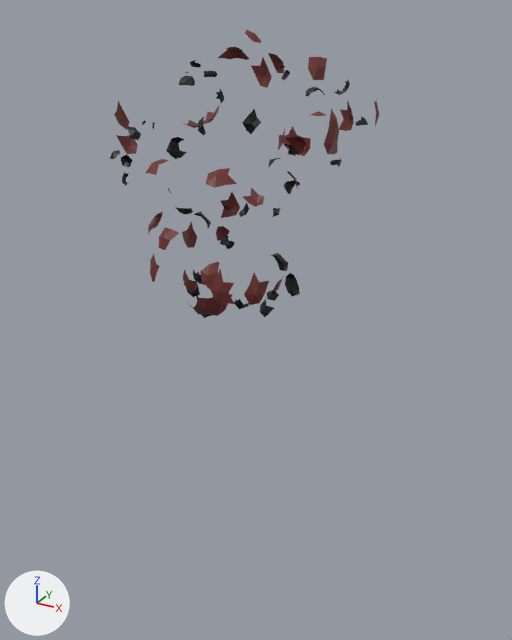
The glTF model public/models/azuki_unarmed_frames/explode/explode.f0019.glb, before and after one commit.
Both versions are drawn from a 50 mm lens placed at (10.86, -18.43, 4.99), pointed at (0.41, 0.56, -4.51). Arrows for +X, +Y and +Z are at lower left; the lights stay in place. Where no turn or scale is listed for an object, it has been applied to the vertices. Vertices at the same position are counted once.

In view in the first picture: 'Body.001'.
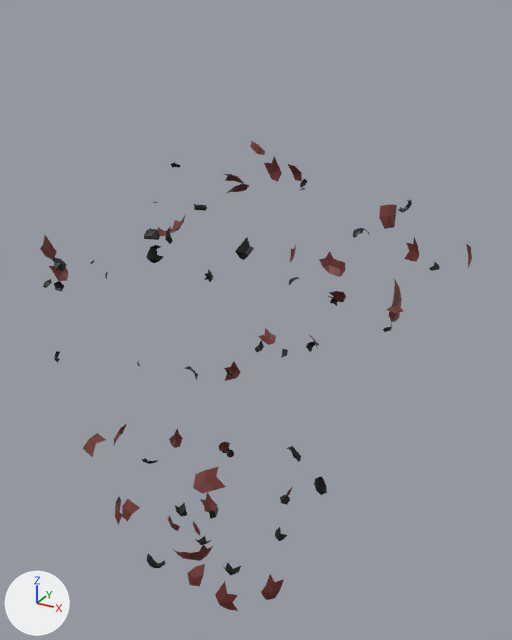
Edits to the bpy script that builds the scene:
```text
Change me_bodysubnode_001:
    remove me_bodysubnode_001.from_pydata(...)  # 874 vertices, 878 faces; spans x -4.44..3.77, y -4.14..4.11, z -4.26..4.44
    add me_bodysubnode_001.from_pydata(...)  # 874 vertices, 878 faces; spans x -7.94..6.58, y -7.62..7.4, z -13.73..1.19
    me_bodysubnode_001 part 1: the loose piece of 15 vertices spanning x -1.65..-0.67, y -0.39..0.53, z 1.7..2.35 is moved by (-1.31, -0.14, -3.53)
    me_bodysubnode_001 part 2: the loose piece of 20 vertices spanning x -0.86..0.52, y -1.85..-0.95, z -3.84..-2.65 is moved by (-0.38, -0.95, -9.16)
    me_bodysubnode_001 part 3: the loose piece of 10 vertices spanning x 0.31..0.78, y 1.26..1.95, z -4.1..-3.3 is moved by (-0.12, 1.53, -9.52)
    me_bodysubnode_001 part 4: the loose piece of 10 vertices spanning x -1.04..-0.51, y -0.71..0.04, z -3.42..-2.86 is moved by (-0.25, -0.21, -8.75)
    me_bodysubnode_001 part 5: the loose piece of 9 vertices spanning x -1.45..-0.71, y 2.96..3.38, z -1.38..-0.82 is moved by (-0.85, 2.71, -6.71)
    me_bodysubnode_001 part 6: the loose piece of 13 vertices spanning x 2.66..3.0, y 0.09..0.9, z 1.19..2.4 is moved by (2.05, 0.65, -4.99)
    me_bodysubnode_001 part 7: the loose piece of 8 vertices spanning x -0.94..-0.32, y -1.8..-1.55, z -3.02..-2.19 is moved by (-0.46, -0.88, -8.7)
    me_bodysubnode_001 part 8: the loose piece of 10 vertices spanning x 0.97..1.69, y -3.15..-2.96, z -2.41..-1.45 is moved by (1.26, -2.15, -8.58)
    me_bodysubnode_001 part 9: the loose piece of 8 vertices spanning x -3.09..-2.84, y -1.84..-1.18, z 1.69..2.52 is moved by (-2.13, -1.43, -3.98)
    me_bodysubnode_001 part 10: the loose piece of 8 vertices spanning x -1.39..-0.99, y -0.74..-0.16, z -4.05..-3.46 is moved by (-0.57, 0.09, -9.68)
    me_bodysubnode_001 part 11: the loose piece of 14 vertices spanning x -2.24..-1.42, y -2.1..-1.2, z -2.77..-1.81 is moved by (-1.29, -1.2, -8.94)
    me_bodysubnode_001 part 12: the loose piece of 13 vertices spanning x -0.27..0.87, y 3.38..3.75, z 0.46..1.35 is moved by (0.37, 2.83, -5.16)
    me_bodysubnode_001 part 13: the loose piece of 8 vertices spanning x -4.43..-3.93, y -0.04..0.48, z 0.63..1.22 is moved by (-3.51, -0.19, -5.0)
    me_bodysubnode_001 part 14: the loose piece of 10 vertices spanning x -2.2..-1.66, y 2.66..3.16, z -1.88..-0.92 is moved by (-1.37, 2.25, -8.05)
    me_bodysubnode_001 part 15: the loose piece of 8 vertices spanning x -0.63..-0.22, y 3.56..4.11, z 0.45..1.28 is moved by (-1.05, 3.3, -5.23)
    me_bodysubnode_001 part 16: the loose piece of 10 vertices spanning x 1.96..2.6, y 2.86..3.22, z 1.44..2.4 is moved by (1.83, 2.3, -4.73)
    me_bodysubnode_001 part 17: the loose piece of 9 vertices spanning x 1.71..2.24, y -2.5..-2.0, z -2.62..-1.66 is moved by (1.42, -1.6, -8.79)
    me_bodysubnode_001 part 18: the loose piece of 9 vertices spanning x -2.21..-2.03, y 0.19..0.9, z -2.43..-1.47 is moved by (-1.26, 0.34, -8.6)
    me_bodysubnode_001 part 19: the loose piece of 9 vertices spanning x -1.06..-0.34, y 2.9..3.09, z 2.62..3.58 is moved by (-0.64, 2.09, -3.55)
    me_bodysubnode_001 part 20: the loose piece of 9 vertices spanning x 3.45..3.77, y 1.54..2.2, z 1.83..2.79 is moved by (2.81, 1.54, -4.34)
    me_bodysubnode_001 part 21: the loose piece of 7 vertices spanning x 0.57..1.04, y -3.01..-2.59, z -2.01..-1.42 is moved by (0.56, -2.09, -8.81)
    me_bodysubnode_001 part 22: the loose piece of 8 vertices spanning x 2.69..3.09, y -0.95..-0.27, z 3.3..3.85 is moved by (2.27, -0.27, -3.54)
    me_bodysubnode_001 part 23: the loose piece of 9 vertices spanning x 1.39..2.12, y -3.94..-3.26, z 1.0..1.36 is moved by (1.52, -3.26, -6.34)
    me_bodysubnode_001 part 24: the loose piece of 12 vertices spanning x -2.9..-2.34, y -0.99..-0.06, z -1.63..-1.04 is moved by (-2.0, -0.32, -8.43)
    me_bodysubnode_001 part 25: 628 of 874 vertices moved; they spanned x -4.44..2.94, y -4.14..3.84, z -4.26..4.44 and now span x -7.94..5.42, y -7.62..6.89, z -13.5..1.19; mean shift (-0.25, 0.41, -6.14); largest move (0.51, 1.15, -3.94) -> (0.39, 2.68, -13.46)
```

Changed parts and their boxes (x1, y1, x2, y2) in the pictures (512 x 640 px; the box of a moved part takes in the faces that stretch with it):
'Body.001', reshaped (60% wider, 62% taller)
    before: (110, 29, 379, 318)
    after: (40, 141, 472, 611)
part 1 of me_bodysubnode_001, moved or reshaped
    before: (182, 104, 220, 128)
    after: (157, 214, 186, 236)
part 2 of me_bodysubnode_001, moved or reshaped
    before: (189, 294, 233, 316)
    after: (172, 544, 213, 561)
part 3 of me_bodysubnode_001, moved or reshaped
    before: (272, 277, 283, 292)
    after: (286, 486, 293, 497)
part 4 of me_bodysubnode_001, moved or reshaped
    before: (206, 285, 212, 289)
    after: (200, 492, 217, 512)
part 5 of me_bodysubnode_001, moved or reshaped
    before: (243, 187, 264, 207)
    after: (258, 328, 276, 345)
part 6 of me_bodysubnode_001, moved or reshaped
    before: (324, 109, 339, 154)
    after: (389, 279, 402, 322)
part 7 of me_bodysubnode_001, moved or reshaped
    before: (183, 270, 197, 293)
    after: (168, 515, 180, 531)
part 8 of me_bodysubnode_001, moved or reshaped
    before: (210, 269, 234, 304)
    after: (215, 581, 238, 611)
part 9 of me_bodysubnode_001, moved or reshaped
    before: (114, 101, 129, 130)
    after: (40, 235, 56, 260)
part 10 of me_bodysubnode_001, moved or reshaped (not visible before)
    after: (193, 521, 201, 536)
part 11 of me_bodysubnode_001, moved or reshaped
    before: (150, 254, 159, 282)
    after: (115, 497, 122, 525)
part 12 of me_bodysubnode_001, moved or reshaped
    before: (280, 126, 311, 156)
    after: (319, 252, 345, 277)
part 13 of me_bodysubnode_001, moved or reshaped
    before: (116, 135, 138, 154)
    after: (49, 266, 68, 281)
part 14 of me_bodysubnode_001, moved or reshaped
    before: (221, 192, 240, 218)
    after: (224, 361, 240, 381)
part 15 of me_bodysubnode_001, moved or reshaped
    before: (278, 128, 285, 150)
    after: (290, 244, 296, 262)
part 16 of me_bodysubnode_001, moved or reshaped
    before: (339, 100, 354, 131)
    after: (404, 237, 419, 262)
part 17 of me_bodysubnode_001, moved or reshaped
    before: (244, 273, 269, 305)
    after: (261, 574, 284, 600)
part 18 of me_bodysubnode_001, moved or reshaped
    before: (182, 221, 197, 248)
    after: (169, 428, 183, 448)
part 19 of me_bodysubnode_001, moved or reshaped
    before: (251, 58, 272, 88)
    after: (264, 156, 282, 182)
part 20 of me_bodysubnode_001, moved or reshaped
    before: (374, 100, 379, 126)
    after: (466, 242, 472, 268)
part 21 of me_bodysubnode_001, moved or reshaped
    before: (200, 262, 219, 285)
    after: (187, 564, 205, 586)
part 22 of me_bodysubnode_001, moved or reshaped
    before: (308, 57, 327, 80)
    after: (379, 205, 397, 229)
part 23 of me_bodysubnode_001, moved or reshaped
    before: (206, 168, 237, 188)
    after: (193, 466, 226, 494)
part 24 of me_bodysubnode_001, moved or reshaped
    before: (148, 212, 163, 235)
    after: (114, 424, 126, 445)
